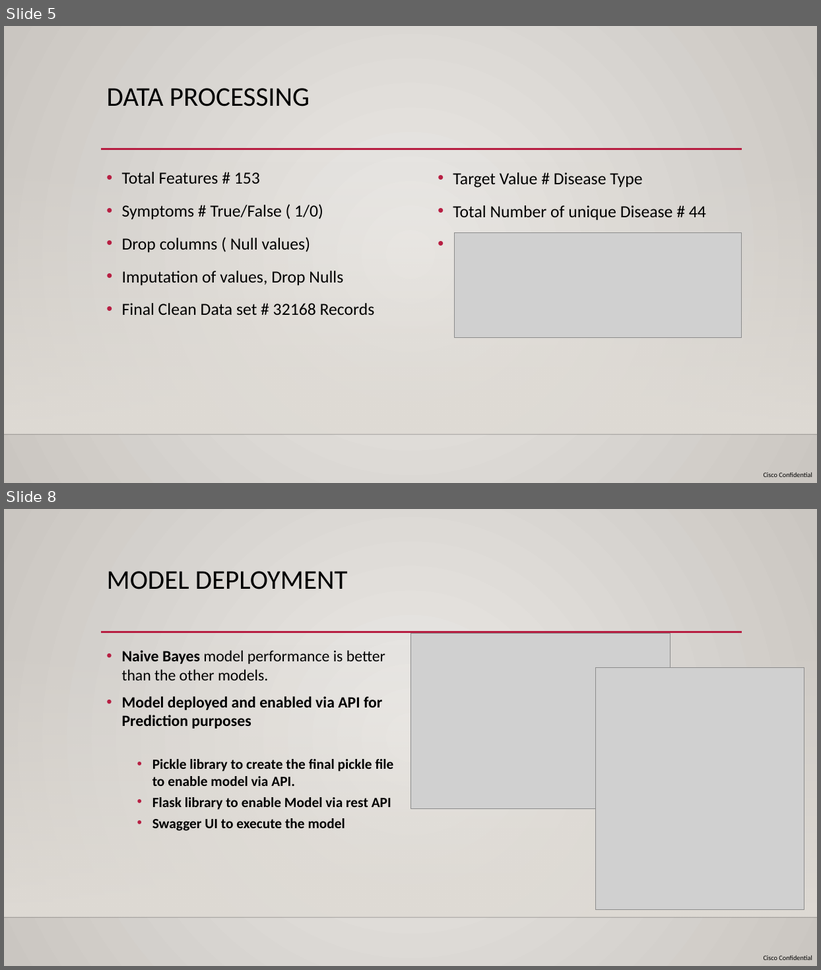
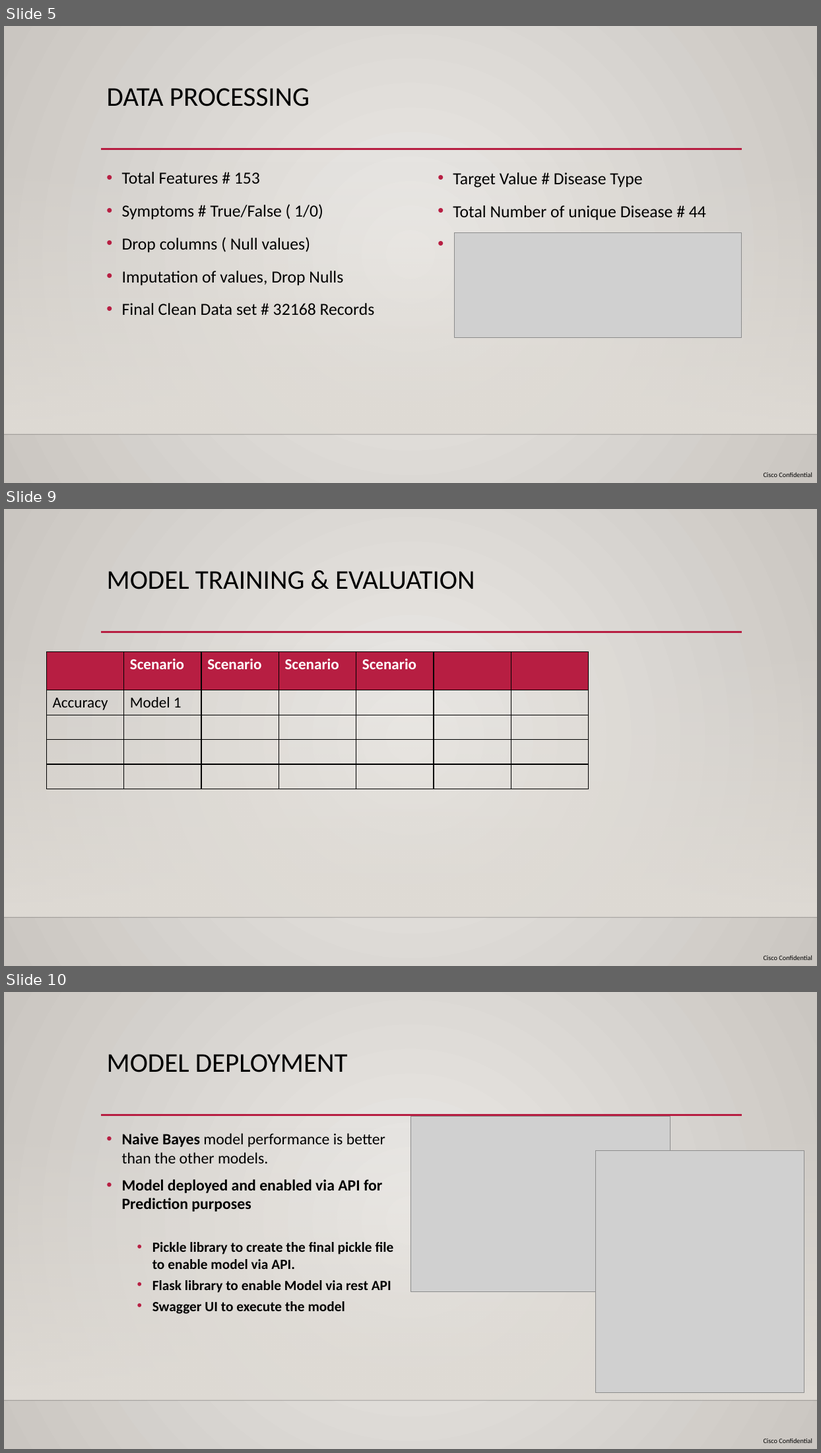
Before and after one commit to RAJESHVELAMALA/project2, a slide deck: Team 5 - Project 2 - Presentation.pptx. Shown one above the other, each under a label of ours: slides 5 and 8 before the commit, slides 5, 9 and 10 after it; the slides between them are not shown. The pictures are 821x970 and 821x1453 pixels, drawn with LibreOffice and Linux fonts; fonts in the diff are those of the drawing; grey boxes stand for pictures; background and template pictures are left out. Boxes give left, top, right and bottom in pixels: in the first picture for what was removed or moved away, otherwise in the second. Text is boxed around its words. In the diff, an @@ line names an element or a change of style, - is before the commit and + after.

```diff
--- a/Team 5 - Project 2 - Presentation.pptx
+++ b/Team 5 - Project 2 - Presentation.pptx
@@ slide 9 added at (4, 509, 817, 966), background gradient #ECEAE7 to #CAC7C1; not listed: 4 template elements that a slide beside it also shows @@
@@ title added at (107, 571, 475, 590), 32 pt, text #000000 @@
+MODEL TRAINING & EVALUATION
@@ table added at (47, 652, 589, 789), 5 rows, 7 columns @@
+ | Scenario | Scenario | Scenario | Scenario |  | 
+Accuracy | Model 1 |  |  |  |  | 
+ |  |  |  |  |  | 
+ |  |  |  |  |  | 
+ |  |  |  |  |  | 
@@ what was slide 8 is now slide 10 @@
```
Also in this commit, not shown: 1 slide changed, 2 other slides added, 1 slide removed.
